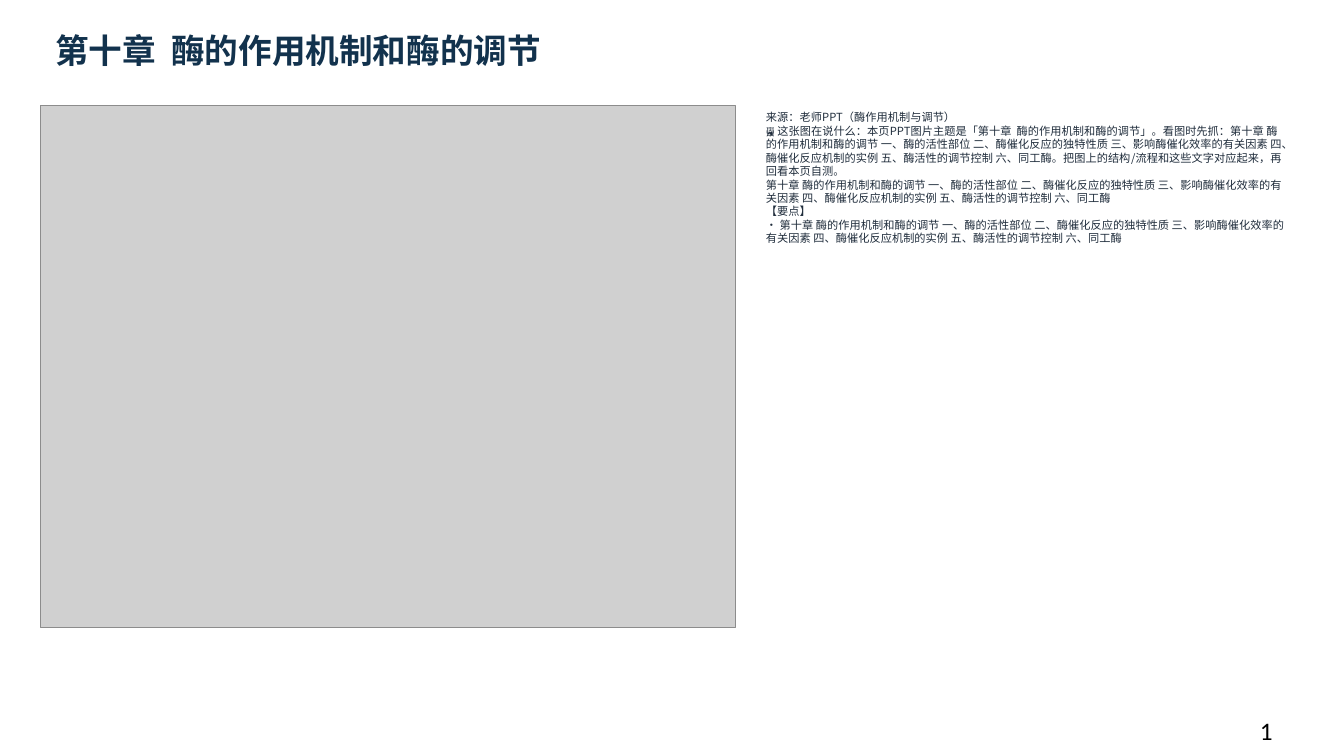
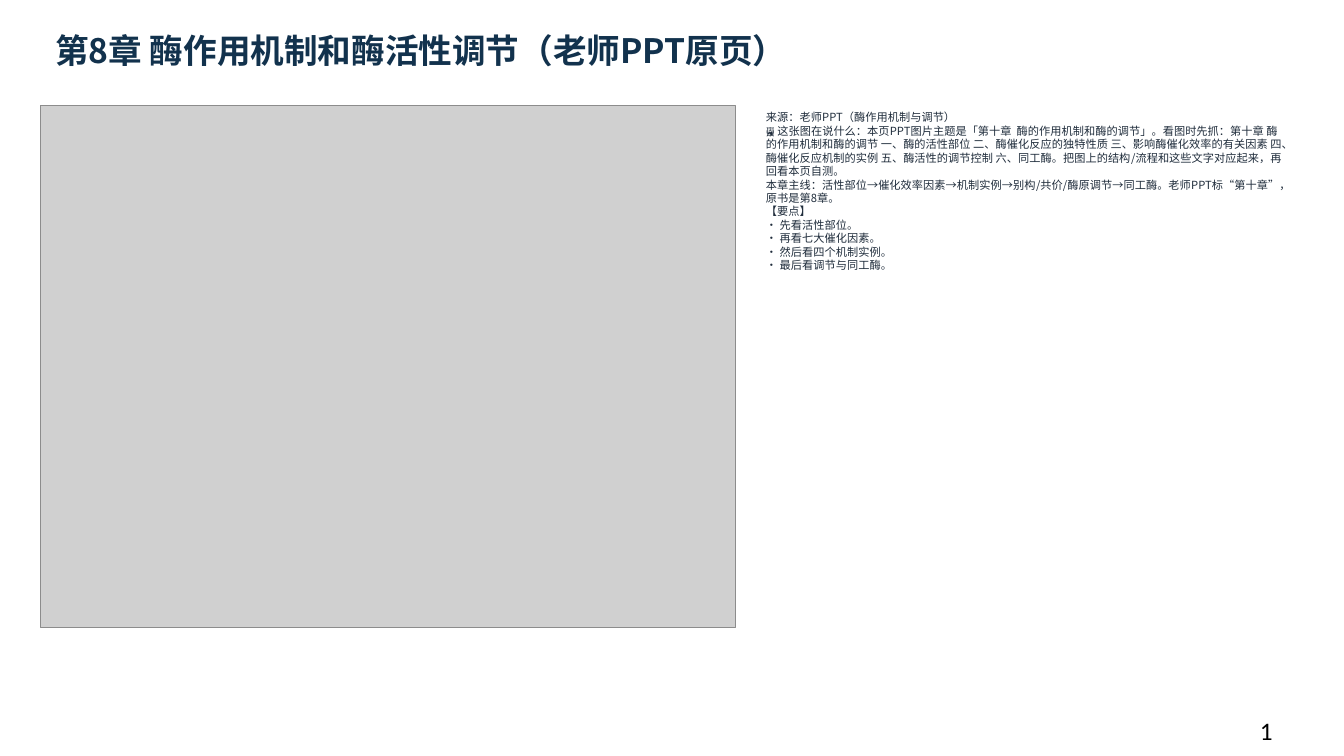
Before and after one commit to newkan-li/Biochemistry, a slide deck: slide 1 of downloads/bc08-ai-style.pptx. Drawn at 1344x756 pixels with LibreOffice and Linux fonts; fonts in the diff are those of the drawing; grey boxes stand for pictures. Boxes give left, top, right and bottom in pixels: in the first picture for what was removed or moved away, otherwise in the second. Text is boxed around its words. In the diff, an @@ line names an element or a change of style, - is before the commit and + after.

```diff
--- a/downloads/bc08-ai-style.pptx
+++ b/downloads/bc08-ai-style.pptx
@@ text at [55, 34, 786, 67]: text changed @@
-第十章 酶的作用机制和酶的调节
+第8章 酶作用机制和酶活性调节（老师PPT原页）
@@ text at [766, 111, 1292, 270]: text changed @@
-来源：老师PPT（酶作用机制与调节）
-🖼 这张图在说什么：本页PPT图片主题是「第十章 酶的作用机制和酶的调节」。看图时先抓：第十章 酶的作用机制和酶的调节 一、酶的活性部位 二、酶催化反应的独特性质 三、影响酶催化效率的有关因素 四、酶催化反应机制的实例 五、酶活性的调节控制 六、同工酶。把图上的结构/流程和这些文字对应起来，再回看本页自测。
-第十章 酶的作用机制和酶的调节 一、酶的活性部位 二、酶催化反应的独特性质 三、影响酶催化效率的有关因素 四、酶催化反应机制的实例 五、酶活性的调节控制 六、同工酶
-【要点】
-• 第十章 酶的作用机制和酶的调节 一、酶的活性部位 二、酶催化反应的独特性质 三、影响酶催化效率的有关因素 四、酶催化反应机制的实例 五、酶活性的调节控制 六、同工酶
+来源：老师PPT（酶作用机制与调节）
+🖼 这张图在说什么：本页PPT图片主题是「第十章 酶的作用机制和酶的调节」。看图时先抓：第十章 酶的作用机制和酶的调节 一、酶的活性部位 二、酶催化反应的独特性质 三、影响酶催化效率的有关因素 四、酶催化反应机制的实例 五、酶活性的调节控制 六、同工酶。把图上的结构/流程和这些文字对应起来，再回看本页自测。
+本章主线：活性部位→催化效率因素→机制实例→别构/共价/酶原调节→同工酶。老师PPT标“第十章”，原书是第8章。
+【要点】
+• 先看活性部位。
+• 再看七大催化因素。
+• 然后看四个机制实例。
+• 最后看调节与同工酶。
```
Also in this commit, not shown: 41 other slides changed, 5 other files.
